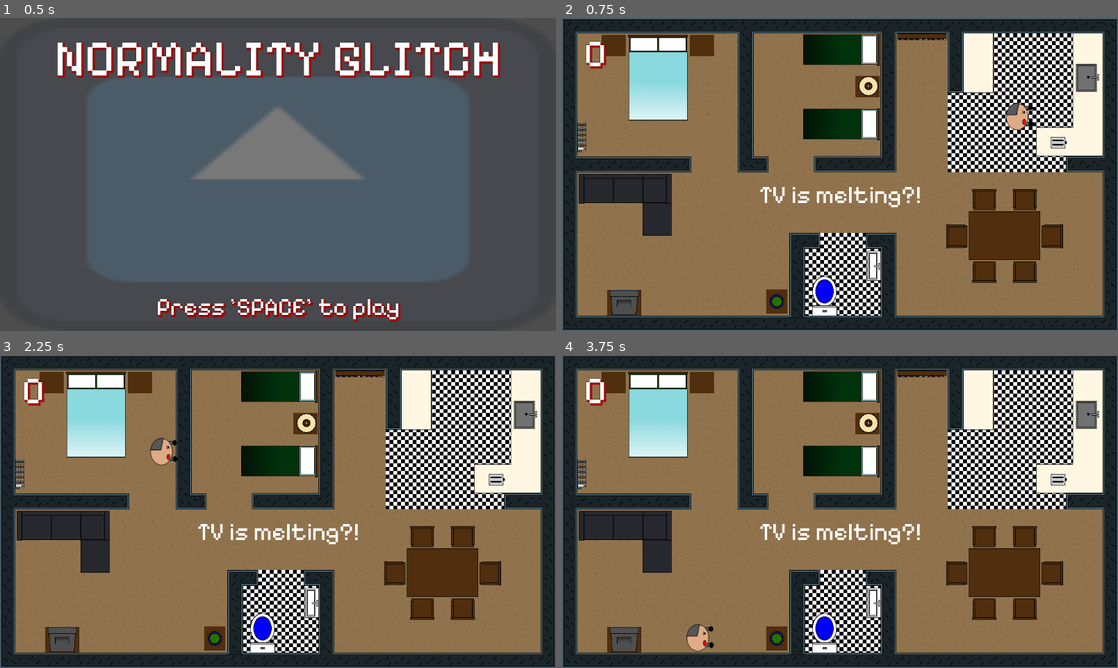
Above: before the commit, frames 1-4 (two rows, left to right).
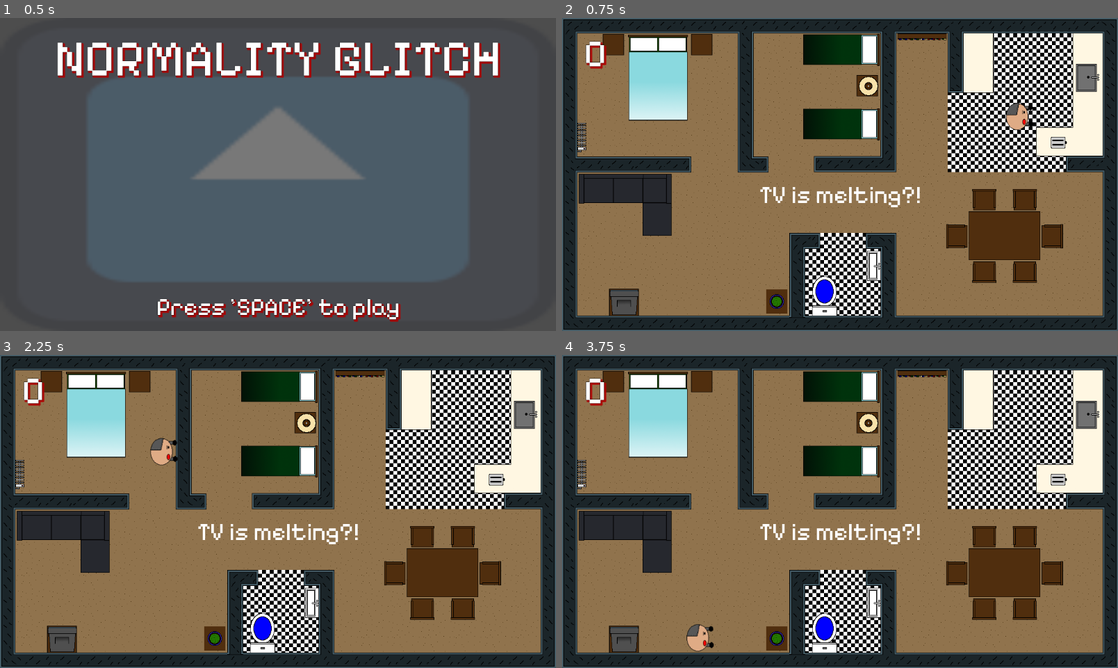
Above: after the commit, the same moments.

Repository: discoaaron/gamejam
Game: Godot game, scene res://scenes/menu/menu.tscn
Two runs of this game, one before a commit and one after it. Both use one fixed random seed, a clock stepped at 60 frames per second and the inputs below. The engine's default icon, where the game draws it, is replaced by a stand-in: a white triangle on a blue panel in a dark square.
Inputs:
- Up to frame 1 (0.5 s): no input
- Up to frame 2 (0.75 s): tap Space (space) at 0.5 s; tap A (a) at 0.6 s
- Up to frame 3 (2.25 s): tap D (d) at 0.8, 1.35 s; tap Space (space) at 1.25, 2 s; tap E (e) at 1.55, 2.1 s
- Up to frame 4 (3.75 s): tap Q (q) at 2.3, 2.85 s; tap Space (space) at 2.75, 3.5 s; tap S (s) at 3.05, 3.6 s

Frame 1 is identical in both runs. In frame 2, 0.3% of the frame differs, in the area x 7-58%, y 5-96%; in frame 3, 0.3%; in frame 4, 0.3%.

Commit message:
Sounds added

Diff:
--- a/game/scenes/all_furniture/chair.gd
+++ b/game/scenes/all_furniture/chair.gd
@@ -1,15 +1,7 @@
 extends StaticBody2D
 
-
-# Called when the node enters the scene tree for the first time.
-func _ready() -> void:
-	pass # Replace with function body.
-
-
-# Called every frame. 'delta' is the elapsed time since the previous frame.
-func _process(delta: float) -> void:
-	pass
-
+@onready var chair_sound_one: AudioStreamPlayer2D = $ChairSoundOne
+@onready var chair_sound_two: AudioStreamPlayer2D = $ChairSoundTwo
 
 
 func _on_chair_area_entered(area: Area2D) -> void:
--- a/game/scenes/all_furniture/chair.tscn
+++ b/game/scenes/all_furniture/chair.tscn
@@ -1,7 +1,9 @@
-[gd_scene load_steps=5 format=3 uid="uid://conjny7l1pn1y"]
+[gd_scene load_steps=7 format=3 uid="uid://conjny7l1pn1y"]
 
 [ext_resource type="Script" path="res://scenes/all_furniture/chair.gd" id="1_avkcr"]
 [ext_resource type="Texture2D" uid="uid://dso36fyc6mu3t" path="res://art/Chair.png" id="1_cocpp"]
+[ext_resource type="AudioStream" uid="uid://b2a2xwtiwk3bj" path="res://sound/voicelines/Chair 1.wav" id="3_5mfxw"]
+[ext_resource type="AudioStream" uid="uid://bfbot6v75hbo6" path="res://sound/voicelines/Chair 2.wav" id="4_p83an"]
 
 [sub_resource type="RectangleShape2D" id="RectangleShape2D_j5vlu"]
 size = Vector2(44, 48)
@@ -23,5 +25,13 @@
 [node name="CollisionShape2D" type="CollisionShape2D" parent="Chair_area"]
 shape = SubResource("CircleShape2D_smv6a")
 
+[node name="ChairSoundOne" type="AudioStreamPlayer2D" parent="."]
+stream = ExtResource("3_5mfxw")
+volume_db = -10.0
+
+[node name="ChairSoundTwo" type="AudioStreamPlayer2D" parent="."]
+stream = ExtResource("4_p83an")
+volume_db = -10.0
+
 [connection signal="area_entered" from="Chair_area" to="." method="_on_chair_area_entered"]
 [connection signal="area_exited" from="Chair_area" to="." method="_on_chair_area_exited"]
--- a/game/scenes/all_furniture/table_no_collision.tscn
+++ b/game/scenes/all_furniture/table_no_collision.tscn
@@ -1,9 +1,8 @@
 [gd_scene load_steps=2 format=3 uid="uid://djc7ymyb3uby5"]
 
-[ext_resource type="Texture2D" uid="uid://c6llv1v0s1rrs" path="res://art/Table.png" id="1_khefe"]
+[ext_resource type="Texture2D" uid="uid://cns5kyn4spcbv" path="res://art/Extra Small Table.png" id="1_qcfpn"]
 
 [node name="TableNoCollision" type="StaticBody2D"]
 
 [node name="Sprite2D" type="Sprite2D" parent="."]
-scale = Vector2(0.5, 0.3)
-texture = ExtResource("1_khefe")
+texture = ExtResource("1_qcfpn")
--- a/game/scenes/dad/dad.gd
+++ b/game/scenes/dad/dad.gd
@@ -15,6 +15,9 @@
 @export var action = "not_set"
 @export var laser = "not_set"
 @export var dash = "not_set"
+
+@onready var chair_1: AudioStreamPlayer2D = $audio_chair/chair1
+@onready var chair_2: AudioStreamPlayer2D = $audio_chair/chair2
 @onready var timer: Timer = $Timer
 @onready var audio_steps: AudioStreamPlayer2D = $audio_steps
 @onready var step_timer: Timer = $audio_steps/Timer
--- a/game/scenes/dad/dad.tscn
+++ b/game/scenes/dad/dad.tscn
@@ -1,9 +1,11 @@
-[gd_scene load_steps=7 format=3 uid="uid://7l4sbhfl0wks"]
+[gd_scene load_steps=9 format=3 uid="uid://7l4sbhfl0wks"]
 
 [ext_resource type="Script" path="res://scenes/dad/dad.gd" id="1_6knfq"]
 [ext_resource type="Texture2D" uid="uid://8mkdef3du7q0" path="res://art/Dad.png" id="1_v5e8r"]
 [ext_resource type="AudioStream" uid="uid://bpjqiqcveuvfo" path="res://sound/406747__kretopi__steponwood-013.wav" id="3_71toy"]
 [ext_resource type="AudioStream" uid="uid://b8y0jbbvqsite" path="res://sound/742832__sadiquecat__woosh-metal-tea-strainer-1.wav" id="4_6w2tv"]
+[ext_resource type="AudioStream" uid="uid://b2a2xwtiwk3bj" path="res://sound/voicelines/Chair 1.wav" id="5_3gpcg"]
+[ext_resource type="AudioStream" uid="uid://bfbot6v75hbo6" path="res://sound/voicelines/Chair 2.wav" id="6_sjcjo"]
 
 [sub_resource type="CircleShape2D" id="CircleShape2D_bw4p8"]
 radius = 2.90172
@@ -48,6 +50,16 @@
 [node name="SittingTimer" type="Timer" parent="."]
 wait_time = 0.2
 
+[node name="audio_chair" type="Node" parent="."]
+
+[node name="chair1" type="AudioStreamPlayer2D" parent="audio_chair"]
+stream = ExtResource("5_3gpcg")
+volume_db = -10.0
+
+[node name="chair2" type="AudioStreamPlayer2D" parent="audio_chair"]
+stream = ExtResource("6_sjcjo")
+volume_db = -10.0
+
 [connection signal="area_entered" from="Hands_Collision" to="." method="_on_hands_collision_area_entered"]
 [connection signal="area_exited" from="Hands_Collision" to="." method="_on_hands_collision_area_exited"]
 [connection signal="timeout" from="Timer" to="." method="_on_timer_timeout"]
Not shown, added: game/art/Extra Small Table.png.import
Not shown, added: game/art/Small Table.png.import
Not shown, added: game/art/Title Screen.png.import
Not shown, added: game/sound/voicelines/Chair 1.wav.import
Not shown, added: game/sound/voicelines/Chair 2.wav.import
Not shown, added: game/sound/voicelines/Confused.wav.import
Not shown, added: game/sound/voicelines/Dash 2.wav.import
Not shown, added: game/sound/voicelines/Dash 3.wav.import
Not shown, added: game/sound/voicelines/Dash.wav.import
Not shown, added: game/sound/voicelines/Encourage.wav.import
Not shown, added: game/sound/voicelines/I smell sausages.wav.import
Not shown, added: game/sound/voicelines/Laser.wav.import
(and 19 more such lines)
